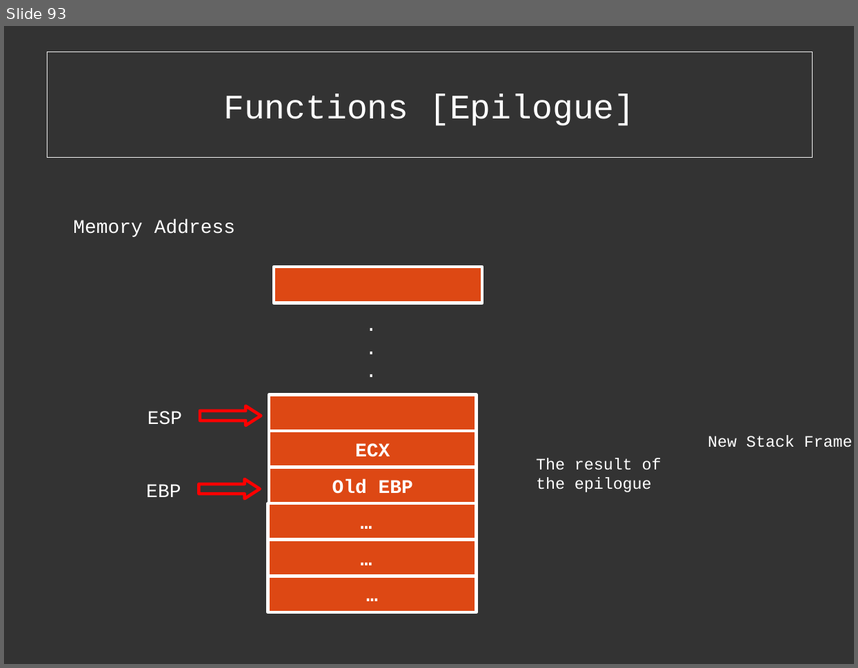
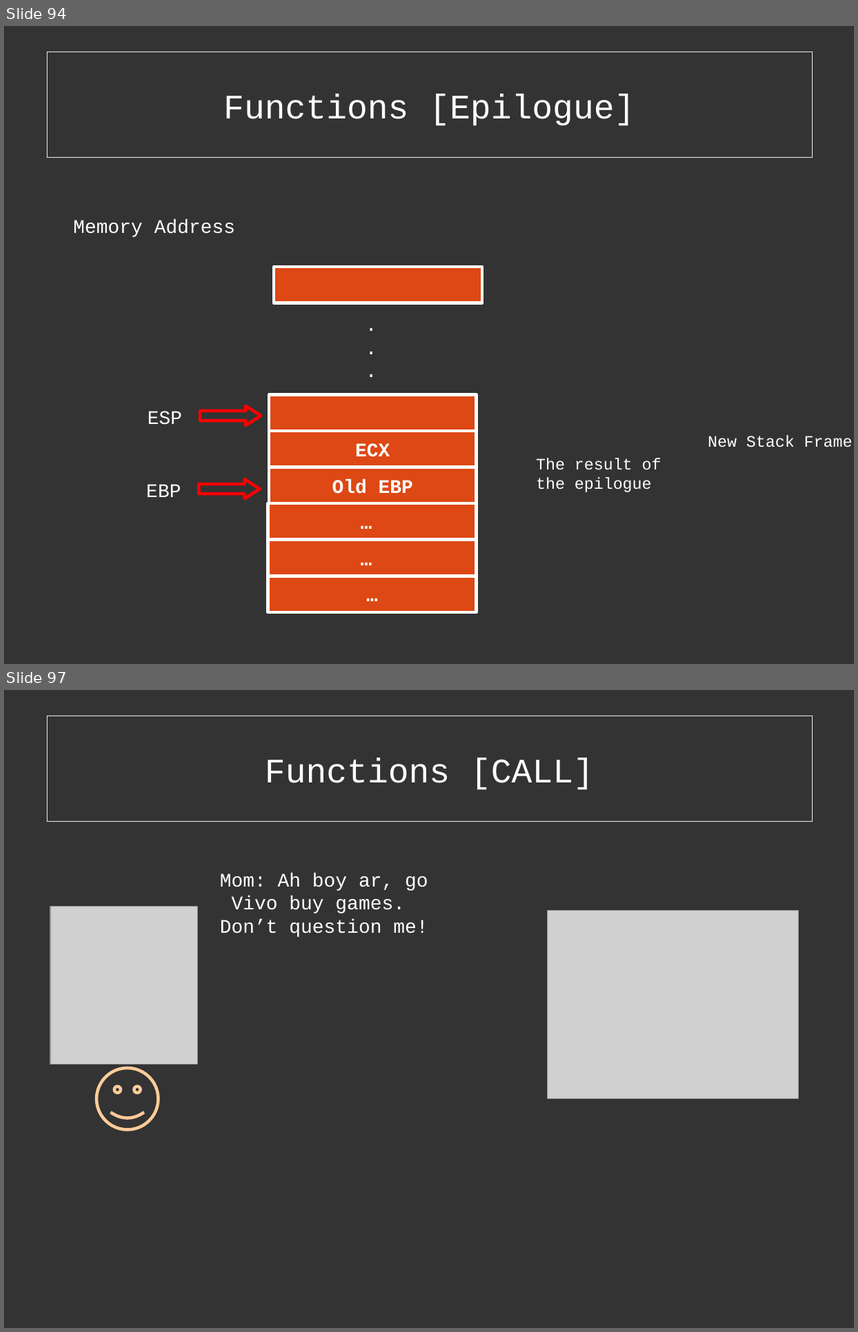
Before and after one commit to cExplr/Reversing_Basics, a slide deck: reversingBasics.odp. Shown one above the other, each under a label of ours: slide 93 before the commit, slides 94 and 97 after it; the slides between them are not shown. The pictures are 858x668 and 858x1332 pixels, drawn with LibreOffice and Linux fonts; fonts in the diff are those of the drawing; grey boxes stand for pictures. Boxes give left, top, right and bottom in pixels: in the first picture for what was removed or moved away, otherwise in the second. Text is boxed around its words. In the diff, an @@ line names an element or a change of style, - is before the commit and + after.

```diff
--- a/reversingBasics.odp
+++ b/reversingBasics.odp
@@ slide 97 added at (x1=4, y1=690, x2=854, y2=1328), background #333333 @@
@@ rectangle added at (x1=47, y1=716, x2=813, y2=822), fill #333333 at 40% opacity, outline #EEEEEE 0 pt, 32 pt, text #FFFFFF @@
+Functions [CALL]
@@ text added at (x1=220, y1=873, x2=428, y2=937), 18 pt, text #FFFFFF @@
+Mom: Ah boy ar, go Vivo buy games.
+Don’t question me!
@@ picture added at (x1=50, y1=906, x2=198, y2=1064) @@
@@ picture added at (x1=548, y1=911, x2=799, y2=1099) @@
@@ smiley face added at (x1=96, y1=1068, x2=159, y2=1130), outline #FFCC99 2.89 pt @@
@@ what was slide 93 is now slide 94 @@
```
Also in this commit, not shown: 3 slides changed, 25 other slides added, 1 slide removed, 7 other files.
